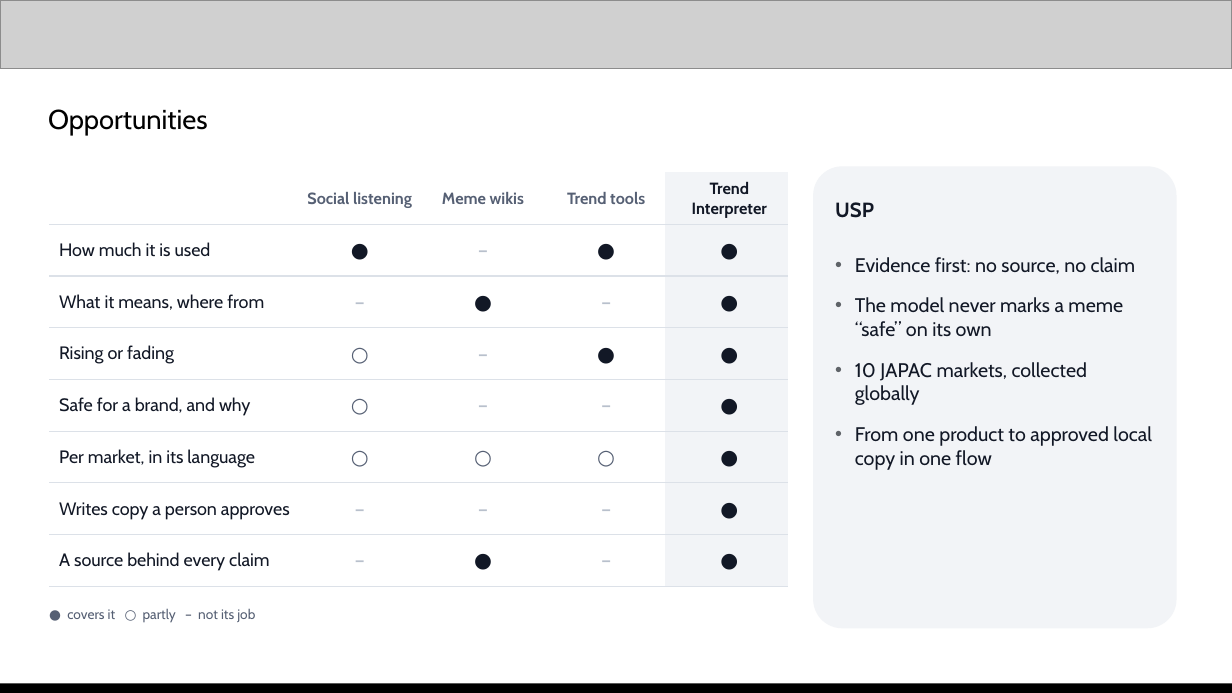
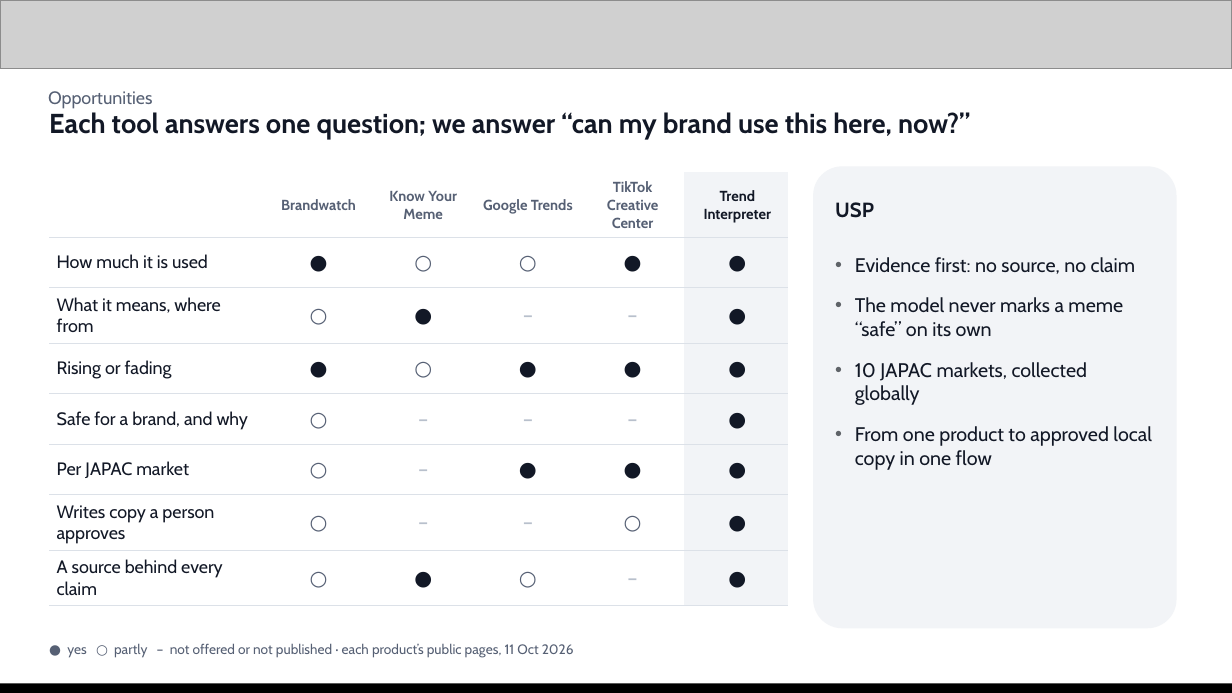
Before and after one commit to Sihyeon-Ji/trend-interpreter, a slide deck: slide 3 of docs/대회/제출/AI-Builder-Cup-제출-초안.pptx. Drawn at 1232x693 pixels with LibreOffice and Linux fonts; fonts in the diff are those of the drawing; grey boxes stand for pictures. Boxes give left, top, right and bottom in pixels: in the first picture for what was removed or moved away, otherwise in the second. Text is boxed around its words. In the diff, an @@ line names an element or a change of style, - is before the commit and + after.

Commit message:
docs: 덱 17쪽 보강(주장 제목·실명 비교표·성능 사례·사업성·출처)과 README 화면 사진·구조 그림
- 덱: 2~13쪽 주장 한 줄 제목, 3쪽 Brandwatch·Know Your Meme·Google Trends·TikTok Creative Center 비교표(공개 페이지 10-11 확인), 11쪽 규칙이 잡은 실제 판정 3건, 13쪽 사업성(근거 있는 숫자만, 원가는 추정 표시), 16쪽 번호 매긴 출처
- 2쪽 스타벅스 코리아 사례에 그 주 카드 결제액 −26%(IGAWorks) 추가
- README(영어·한국어): 대회·테마·팀, 링크 표, 운영 화면 5장(docs/images), 구조 그림
- EVALUATION.md 실행 방법과 회차별 집계 evals/recommend-rounds.csv

```diff
--- a/docs/대회/제출/AI-Builder-Cup-제출-초안.pptx
+++ b/docs/대회/제출/AI-Builder-Cup-제출-초안.pptx
@@ text "Opportunities": place and size @@
-text "Opportunities" at (48,109,208,135)
+text "Opportunities" at (48,91,152,109)
@@ text "Opportunities" at (48,91,152,109): size 16 to 10.5 pt, text colour none to #566074 @@
@@ text added at (49,112,970,139), 16 pt, text #121826, bold @@
+Each tool answers one question; we answer “can my brand use this here, now?”
@@ table at (49,172,788,599) @@
-column 1:  | How much it is used | What it means, where from | Rising or fading | Safe for a brand, and why | Per market, in its language | Writes copy a person approves | A source behind every claim
-column 2: Social listening | ● | – | ○ | ○ | ○ | – | –
-column 3: Meme wikis | – | ● | – | – | ○ | – | ●
-column 4: Trend tools | ● | – | ● | – | ○ | – | –
+column 1:  | How much it is used | What it means, where from | Rising or fading | Safe for a brand, and why | Per JAPAC market | Writes copy a person approves | A source behind every claim
+column 2: Brandwatch | ● | ○ | ● | ○ | ○ | ○ | ○
+column 3: Know Your Meme | ○ | ● | ○ | – | – | – | ●
+column 4: Google Trends | ○ | – | ● | – | ● | – | ○
+column 5: TikTok Creative Center | ● | – | ● | – | ● | ○ | –
@@ text at (67,643,574,658): text changed @@
-● covers it ○ partly – not its job
+● yes ○ partly – not offered or not published · each product’s public pages, 11 Oct 2026
```
Also in this commit, not shown: 10 other slides changed, 3 slides added, 13 other files.
